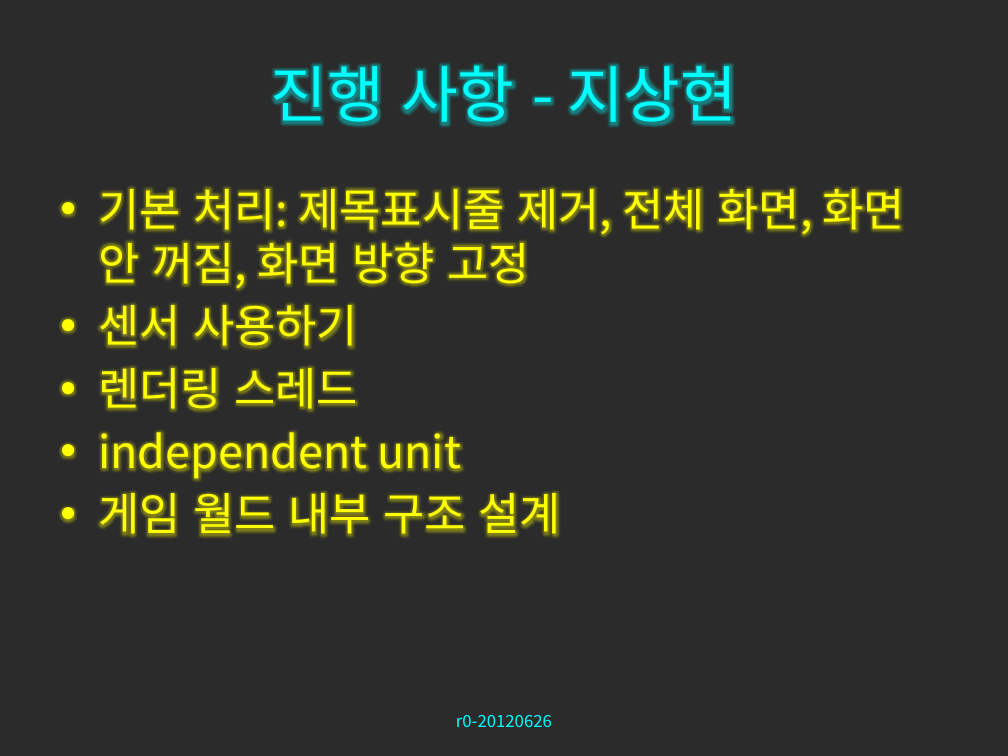
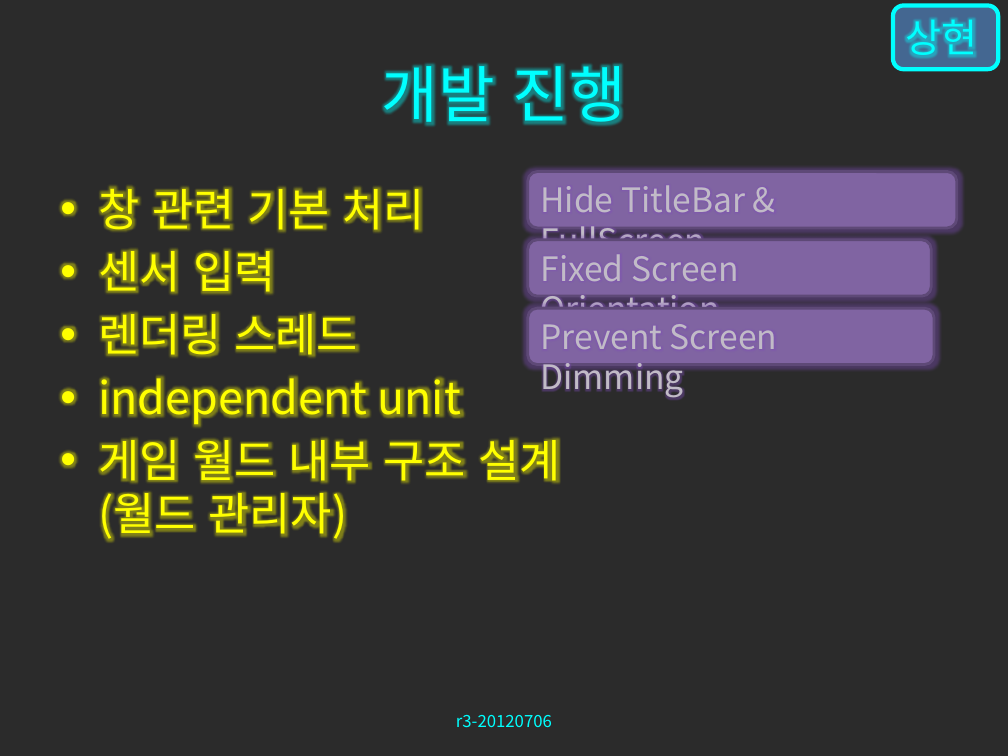
Before and after one commit to zwycid/dimension-drive-downside, a slide deck: slide 14 of presentation/중간발표.pptx. Drawn at 1008x756 pixels with LibreOffice and Linux fonts; fonts in the diff are those of the drawing; background and template pictures are left out; a plain dark background stands for a picture behind light text. Boxes give left, top, right and bottom in pixels: in the first picture for what was removed or moved away, otherwise in the second. Text is boxed around its words. In the diff, an @@ line names an element or a change of style, - is before the commit and + after.

```diff
--- a/presentation/중간발표.pptx
+++ b/presentation/중간발표.pptx
@@ rounded rectangle added at (x1=893, y1=5, x2=998, y2=69), fill #4F81BD at 70% opacity, outline #00FFFF 3 pt, 28 pt, text #00FFFF @@
+상현
@@ title at (x1=382, y1=65, x2=626, y2=125): text changed @@
-진행 사항 - 지상현
+개발 진행
@@ rounded rectangle added at (x1=528, y1=171, x2=958, y2=228), fill #8064A2, outline #5F4A78 2 pt, 24 pt, text gradient #88848D to #C1BCC8 to #E6DFED @@
+Hide TitleBar & FullScreen
@@ text at (x1=98, y1=180, x2=424, y2=300): text changed @@
-• 기본 처리: 제목표시줄 제거, 전체 화면, 화면 안 꺼짐, 화면 방향 고정
-• 센서 사용하기
+• 창 관련 기본 처리
+• 센서 입력
@@ rounded rectangle added at (x1=528, y1=240, x2=931, y2=296), fill #8064A2, outline #5F4A78 2 pt, 24 pt, text gradient #88848D to #C1BCC8 to #E6DFED @@
+Fixed Screen Orientation
@@ rounded rectangle added at (x1=528, y1=308, x2=934, y2=365), fill #8064A2, outline #5F4A78 2 pt, 24 pt, text gradient #88848D to #C1BCC8 to #E6DFED @@
+Prevent Screen Dimming
@@ text at (x1=98, y1=431, x2=560, y2=541): text changed @@
-• 게임 월드 내부 구조 설계
+• 게임 월드 내부 구조 설계
+  (월드 관리자)
@@ text at (x1=456, y1=715, x2=552, y2=727): text changed @@
-r0-20120626
+r3-20120706
```
Also in this commit, not shown: 24 other slides changed, 1 slide added, 2 other files.
